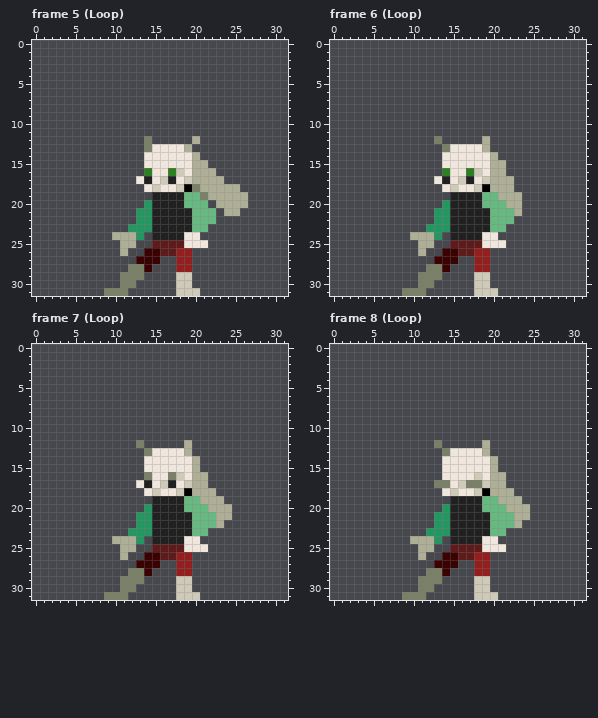
File history of a pixel-art file, assets/Player/StandNew.ase. Above, as it was before the edit.
32x32 pixels, 8 frames. Shown: frame 5 (Loop), frame 6 (Loop), frame 7 (Loop), frame 8 (Loop). The commit also changed other frames, which this record leaves out.
New version:
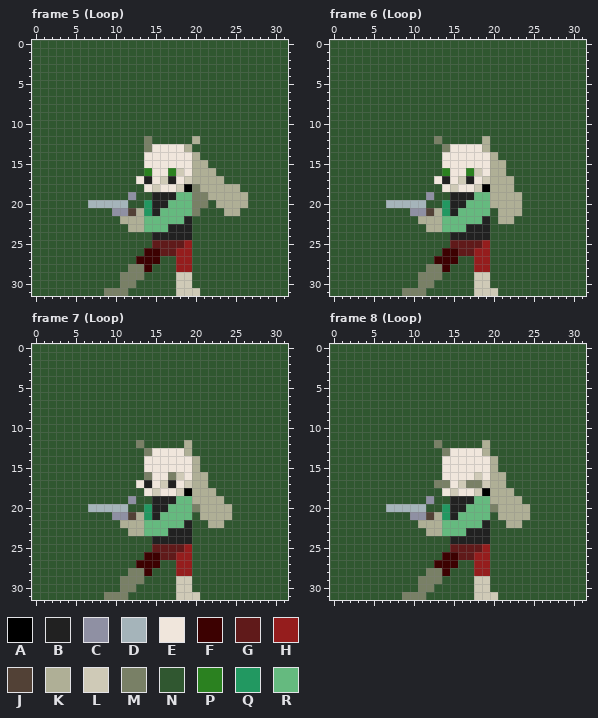
Palette (. is transparent): A #000000  B #212121  C #8f90a3  D #a5b4ba  E #f0e6dc  F #3c0101  G #601a1a  H #951d1d  J #524136  K #afaf96  L #cfcab7  M #798066  N #305730  P #2b8120  Q #229861  R #65ba7f
Edits made:
layer "background" now shown
layer "Arms.Left/arms.left.down" now hidden
layer "Arms.Left/arms.firing" added
Changed rows in their new state; - is an unchanged pixel.
Frame 5 (Loop):
first column x 0:
 0 NNNNNNNNNNNNNNNNNNNNNNNNNNNNNNNN
 1 NNNNNNNNNNNNNNNNNNNNNNNNNNNNNNNN
 2 NNNNNNNNNNNNNNNNNNNNNNNNNNNNNNNN
 3 NNNNNNNNNNNNNNNNNNNNNNNNNNNNNNNN
 4 NNNNNNNNNNNNNNNNNNNNNNNNNNNNNNNN
 5 NNNNNNNNNNNNNNNNNNNNNNNNNNNNNNNN
 6 NNNNNNNNNNNNNNNNNNNNNNNNNNNNNNNN
 7 NNNNNNNNNNNNNNNNNNNNNNNNNNNNNNNN
 8 NNNNNNNNNNNNNNNNNNNNNNNNNNNNNNNN
 9 NNNNNNNNNNNNNNNNNNNNNNNNNNNNNNNN
10 NNNNNNNNNNNNNNNNNNNNNNNNNNNNNNNN
11 NNNNNNNNNNNNNNNNNNNNNNNNNNNNNNNN
12 NNNNNNNNNNNNNN-NNNNN-NNNNNNNNNNN
13 NNNNNNNNNNNNNN------NNNNNNNNNNNN
14 NNNNNNNNNNNNNN-------NNNNNNNNNNN
15 NNNNNNNNNNNNNN--------NNNNNNNNNN
16 NNNNNNNNNNNNNN---------NNNNNNNNN
17 NNNNNNNNNNNNN-----------NNNNNNNN
18 NNNNNNNNNNNNNN------------NNNNNN
19 NNNNNNNNNNNNCNN---R-M------NNNNN
20 NNNNNNNDDDDDNN---RR-MMN----NNNNN
21 NNNNNNNNNNCCJK--RRRRMNNN--NNNNNN
22 NNNNNNNNNNNKKKRRRRR-NNNNNNNNNNNN
23 NNNNNNNNNNNNKKRRR---NNNNNNNNNNNN
24 NNNNNNNNNNNNNNN----BNNNNNNNNNNNN
25 NNNNNNNNNNNNNNN----HNNNNNNNNNNNN
26 NNNNNNNNNNNNNN------NNNNNNNNNNNN
27 NNNNNNNNNNNNN---NN--NNNNNNNNNNNN
28 NNNNNNNNNNNN---NNN--NNNNNNNNNNNN
29 NNNNNNNNNNN---NNNN--NNNNNNNNNNNN
30 NNNNNNNNNNN--NNNNN--NNNNNNNNNNNN
31 NNNNNNNNN---NNNNNN---NNNNNNNNNNN
Frame 6 (Loop):
first column x 0:
 0 NNNNNNNNNNNNNNNNNNNNNNNNNNNNNNNN
 1 NNNNNNNNNNNNNNNNNNNNNNNNNNNNNNNN
 2 NNNNNNNNNNNNNNNNNNNNNNNNNNNNNNNN
 3 NNNNNNNNNNNNNNNNNNNNNNNNNNNNNNNN
 4 NNNNNNNNNNNNNNNNNNNNNNNNNNNNNNNN
 5 NNNNNNNNNNNNNNNNNNNNNNNNNNNNNNNN
 6 NNNNNNNNNNNNNNNNNNNNNNNNNNNNNNNN
 7 NNNNNNNNNNNNNNNNNNNNNNNNNNNNNNNN
 8 NNNNNNNNNNNNNNNNNNNNNNNNNNNNNNNN
 9 NNNNNNNNNNNNNNNNNNNNNNNNNNNNNNNN
10 NNNNNNNNNNNNNNNNNNNNNNNNNNNNNNNN
11 NNNNNNNNNNNNNNNNNNNNNNNNNNNNNNNN
12 NNNNNNNNNNNNN-NNNNN-NNNNNNNNNNNN
13 NNNNNNNNNNNNNN------NNNNNNNNNNNN
14 NNNNNNNNNNNNNN-------NNNNNNNNNNN
15 NNNNNNNNNNNNNN--------NNNNNNNNNN
16 NNNNNNNNNNNNNN--------NNNNNNNNNN
17 NNNNNNNNNNNNN----------NNNNNNNNN
18 NNNNNNNNNNNNNN---------NNNNNNNNN
19 NNNNNNNNNNNNCNN---R-K---NNNNNNNN
20 NNNNNNNDDDDDNN---RR-KK--NNNNNNNN
21 NNNNNNNNNNCCJK--RRRRNKK-NNNNNNNN
22 NNNNNNNNNNNKKKRRRRR-NKKNNNNNNNNN
23 NNNNNNNNNNNNKKRRR---NNNNNNNNNNNN
24 NNNNNNNNNNNNNNN----BNNNNNNNNNNNN
25 NNNNNNNNNNNNNNN----HNNNNNNNNNNNN
26 NNNNNNNNNNNNNN------NNNNNNNNNNNN
27 NNNNNNNNNNNNN---NN--NNNNNNNNNNNN
28 NNNNNNNNNNNN---NNN--NNNNNNNNNNNN
29 NNNNNNNNNNN---NNNN--NNNNNNNNNNNN
30 NNNNNNNNNNN--NNNNN--NNNNNNNNNNNN
31 NNNNNNNNN---NNNNNN---NNNNNNNNNNN
Frame 7 (Loop):
first column x 0:
 0 NNNNNNNNNNNNNNNNNNNNNNNNNNNNNNNN
 1 NNNNNNNNNNNNNNNNNNNNNNNNNNNNNNNN
 2 NNNNNNNNNNNNNNNNNNNNNNNNNNNNNNNN
 3 NNNNNNNNNNNNNNNNNNNNNNNNNNNNNNNN
 4 NNNNNNNNNNNNNNNNNNNNNNNNNNNNNNNN
 5 NNNNNNNNNNNNNNNNNNNNNNNNNNNNNNNN
 6 NNNNNNNNNNNNNNNNNNNNNNNNNNNNNNNN
 7 NNNNNNNNNNNNNNNNNNNNNNNNNNNNNNNN
 8 NNNNNNNNNNNNNNNNNNNNNNNNNNNNNNNN
 9 NNNNNNNNNNNNNNNNNNNNNNNNNNNNNNNN
10 NNNNNNNNNNNNNNNNNNNNNNNNNNNNNNNN
11 NNNNNNNNNNNNNNNNNNNNNNNNNNNNNNNN
12 NNNNNNNNNNNNN-NNNNN-NNNNNNNNNNNN
13 NNNNNNNNNNNNNN------NNNNNNNNNNNN
14 NNNNNNNNNNNNNN-------NNNNNNNNNNN
15 NNNNNNNNNNNNNN-------NNNNNNNNNNN
16 NNNNNNNNNNNNNN--------NNNNNNNNNN
17 NNNNNNNNNNNNN---------NNNNNNNNNN
18 NNNNNNNNNNNNNN---------NNNNNNNNN
19 NNNNNNNNNNNNCNN---R-K---NNNNNNNN
20 NNNNNNNDDDDDNN---RR-MK---NNNNNNN
21 NNNNNNNNNNCCJK--RRRRNKK--NNNNNNN
22 NNNNNNNNNNNKKKRRRRR-NNK-NNNNNNNN
23 NNNNNNNNNNNNKKRRR---NNNNNNNNNNNN
24 NNNNNNNNNNNNNNN----BNNNNNNNNNNNN
25 NNNNNNNNNNNNNNN----HNNNNNNNNNNNN
26 NNNNNNNNNNNNNN------NNNNNNNNNNNN
27 NNNNNNNNNNNNN---NN--NNNNNNNNNNNN
28 NNNNNNNNNNNN---NNN--NNNNNNNNNNNN
29 NNNNNNNNNNN---NNNN--NNNNNNNNNNNN
30 NNNNNNNNNNN--NNNNN--NNNNNNNNNNNN
31 NNNNNNNNN---NNNNNN---NNNNNNNNNNN
Frame 8 (Loop): the same change as frame 7 (Loop)
Where, in picture pixels (left, top, right, bottom), the same in both pictures:
changed: (32, 40, 288, 296)
changed: (330, 40, 586, 296)
changed: (32, 344, 288, 600)
changed: (330, 344, 586, 600)
